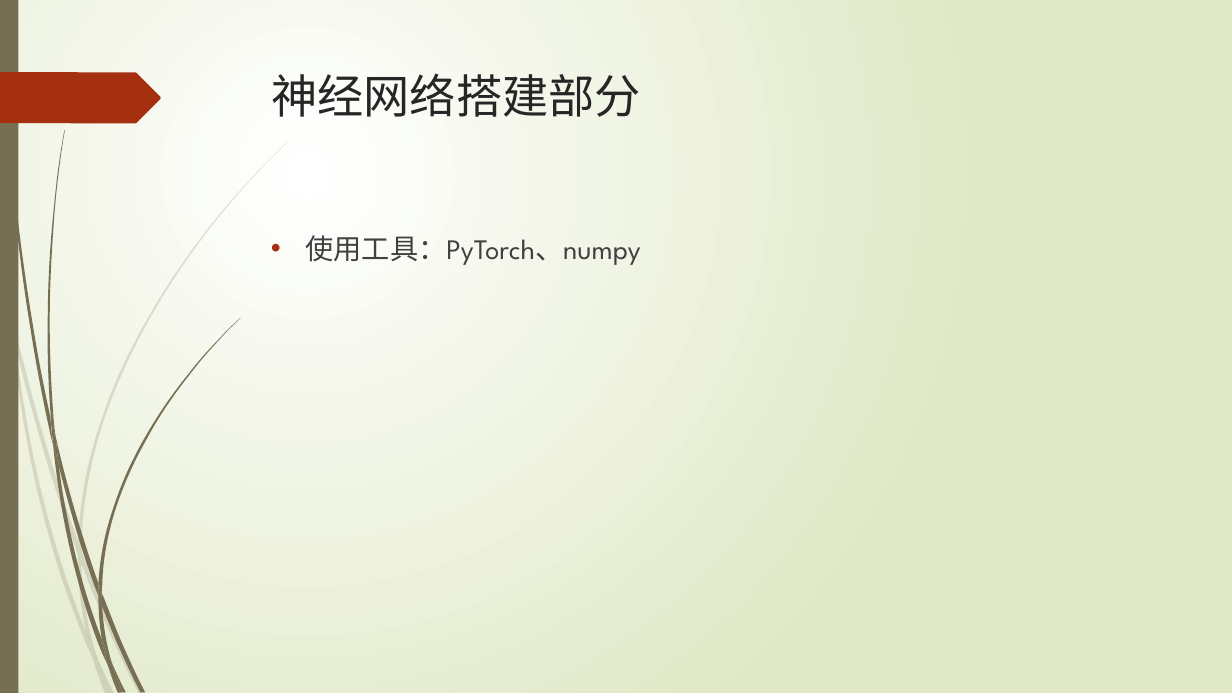
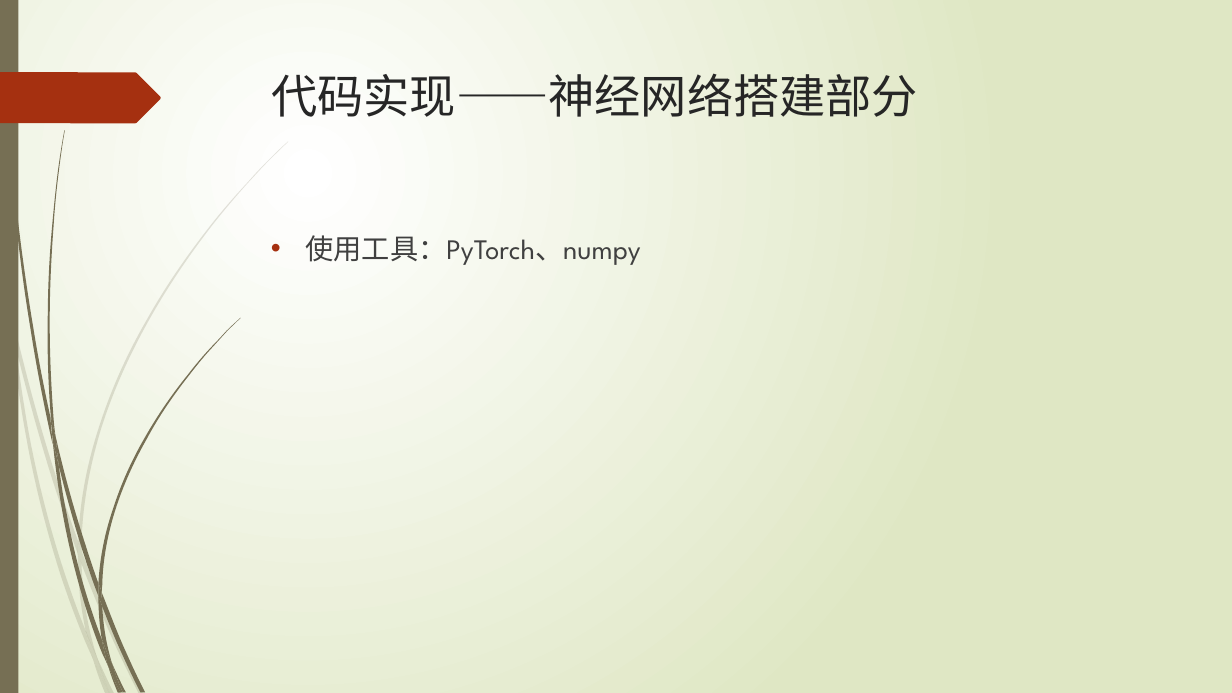
Before and after one commit to KylinJackson/Thesis, a slide deck: slide 6 of show/中期答辩.pptx (slide 7 before the commit). Drawn at 1232x693 pixels with LibreOffice and Linux fonts; fonts in the diff are those of the drawing. Boxes give left, top, right and bottom in pixels: in the first picture for what was removed or moved away, otherwise in the second. Text is boxed around its words. In the diff, an @@ line names an element or a change of style, - is before the commit and + after.

```diff
--- a/show/中期答辩.pptx
+++ b/show/中期答辩.pptx
@@ title at (x1=271, y1=73, x2=918, y2=117): text changed @@
-神经网络搭建部分
+代码实现——神经网络搭建部分
```
Also in this commit, not shown: 6 other slides changed, 7 slides added, 1 slide removed, 7 other files.
